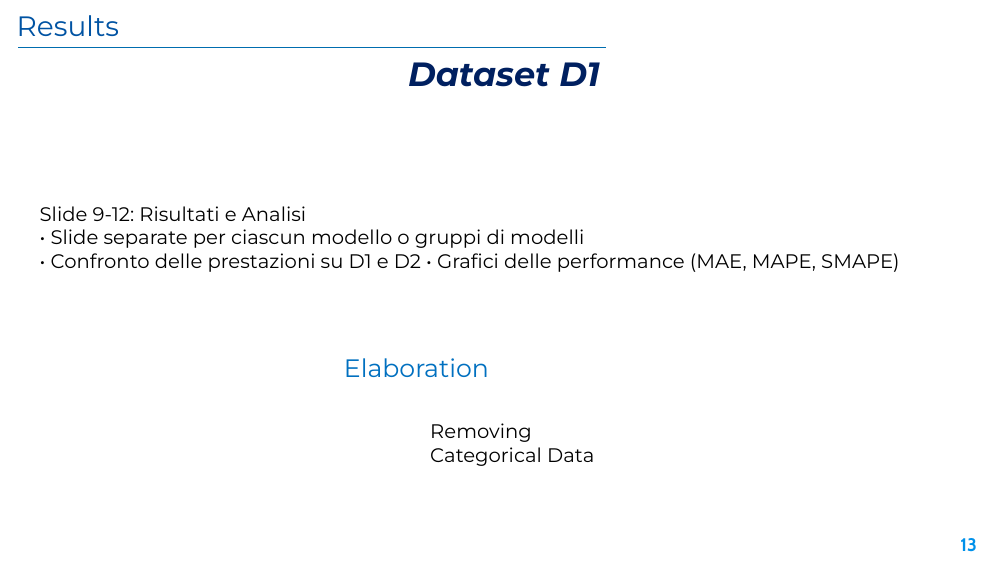
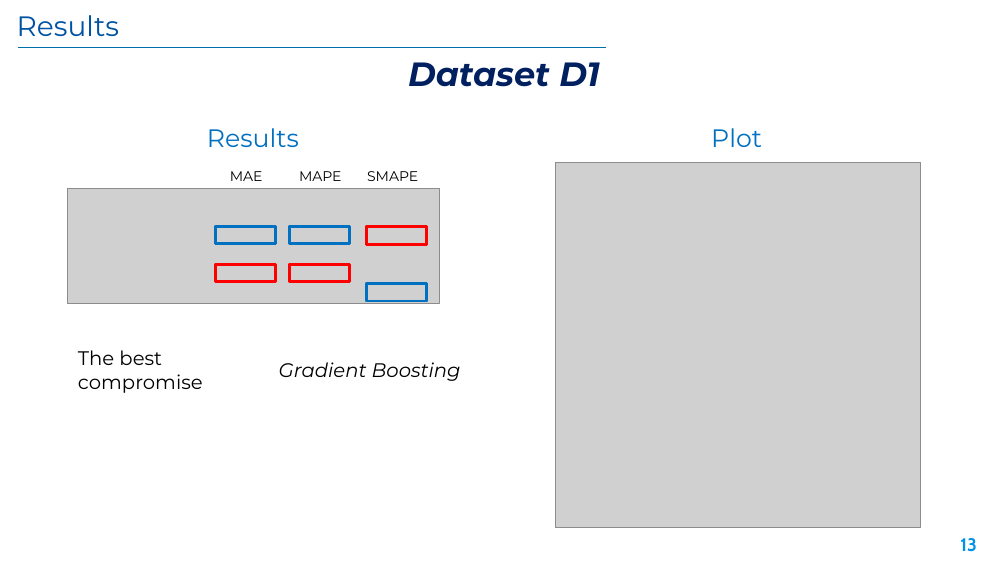
Before and after one commit to Marco-Sau/Meta-Dataset-Regression, a slide deck: slide 13 of Docs/Presentation.pptx. Drawn at 1008x567 pixels with LibreOffice and Linux fonts; fonts in the diff are those of the drawing; grey boxes stand for pictures; background and template pictures are left out. Boxes give left, top, right and bottom in pixels: in the first picture for what was removed or moved away, otherwise in the second. Text is boxed around its words. In the diff, an @@ line names an element or a change of style, - is before the commit and + after.

Commit message:
Update presentation

```diff
--- a/Docs/Presentation.pptx
+++ b/Docs/Presentation.pptx
@@ text added at bbox=[207, 128, 299, 147], 18 pt, text #0070C0 @@
+Results
@@ text added at bbox=[711, 128, 762, 147], 18 pt, text #0070C0 @@
+Plot
@@ text added at bbox=[230, 171, 418, 181], 10 pt, text #000000 @@
+MAE MAPE SMAPE
@@ picture added at bbox=[555, 162, 920, 527] @@
@@ text removed at bbox=[40, 206, 899, 272] @@
-Slide 9-12: Risultati e Analisi
-• Slide separate per ciascun modello o gruppi di modelli
-• Confronto delle prestazioni su D1 e D2 • Grafici delle performance (MAE, MAPE, SMAPE)
@@ picture added at bbox=[68, 188, 438, 303] @@
@@ frame added at bbox=[216, 226, 275, 243], fill #0091EA, outline #0070C0 2 pt @@
@@ frame added at bbox=[289, 226, 349, 243], fill #0091EA, outline #0070C0 2 pt @@
@@ frame added at bbox=[367, 227, 426, 244], fill #0091EA, outline #FF0000 2 pt @@
@@ frame added at bbox=[216, 264, 275, 281], fill #0091EA, outline #FF0000 2 pt @@
@@ frame added at bbox=[289, 264, 349, 281], fill #0091EA, outline #FF0000 2 pt @@
@@ frame added at bbox=[367, 283, 426, 300], fill #0091EA, outline #0070C0 2 pt @@
@@ text added at bbox=[78, 350, 203, 393], 14 pt, text #000000 @@
+The best compromise
@@ text removed at bbox=[344, 358, 489, 377] @@
-Elaboration
@@ text added at bbox=[279, 362, 461, 381], 14 pt, text #000000, italic @@
+Gradient Boosting
@@ text removed at bbox=[430, 423, 594, 466] @@
-Removing Categorical Data
```
Also in this commit, not shown: 4 other slides changed, 3 slides added, 3 slides removed, 1 other file.
